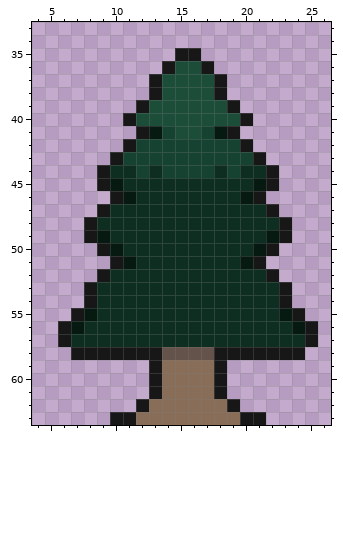
Pixel-art sprite, stored at scenes/objects/trees/pine2.png. That is the earlier state.
The file is 32x64 pixels. Shown: x 4..26, y 33..63.
After the commit:
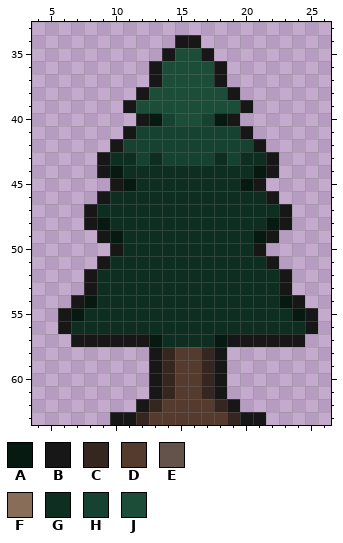
Palette (. is transparent): A #061a12  B #171717  C #35261f  D #553b2e  E #64534b  F #886d58  G #0d2e21  H #164231  J #1c4d39
The author wrote: make pine2 taller; path has more depth
Change:
y 34: x 15..16 .. -> BB
y 35: x 14..17 .BB. -> BJJB
y 36: x 13..14 .B -> BJ; x 17..18 B. -> JB
y 38: x 12..13 .B -> BJ; x 18..19 B. -> JB
y 39: x 11..12 .B -> BJ; x 19..20 B. -> JB
y 40: x 11..14 BJJJ -> .BAH; x 17..20 JJJB -> HAB.
y 41: x 11..13 .BA -> BHH; x 15..16 JJ -> HH; x 18..20 AB. -> HHB
y 42: x 10..11 .B -> BH; x 20..21 B. -> HB
y 43: x 9..11 .BH -> BGG; x 13 H -> G; x 18 H -> G; x 20..22 HB. -> GGB
y 44: x 10 G -> A; x 12 H -> G; x 14..17 HHHH -> GGGG; x 19 H -> G; x 21 G -> A
y 45: x 9..11 BAG -> .BA; x 20..22 GAB -> AB.
y 46: x 9..11 .BA -> BGG; x 20..22 AB. -> GGB
y 47: x 8..9 .B -> BG; x 22..23 B. -> GB
y 48: x 9 G -> A; x 22 G -> A
y 49: x 8..10 BAG -> .BA; x 21..23 GAB -> AB.
y 50: x 9..10 BA -> .B; x 21..22 AB -> B.
y 51: x 9..11 .BA -> BGG; x 20..22 AB. -> GGB
y 52: x 8..9 .B -> BG; x 22..23 B. -> GB
y 54: x 7..8 .B -> BA; x 23..24 B. -> AB
y 55: x 6..8 .BA -> BAG; x 23..25 AB. -> GAB
y 56: x 7 A -> G; x 24 A -> G
y 57: x 6..13 BGGGGGGG -> .BBBBBBA; x 18..25 GGGGGGGB -> ABBBBBB.
y 58: x 7..12 BBBBBB -> ......; x 14..17 EEEE -> CDDC; x 19..24 BBBBBB -> ......
y 59..61: x 14..17 FFFF -> CDDC
y 62: x 13..18 FFFFFF -> CDDDDC
y 63: x 12..19 FFFFFFFF -> CDDDDDDC
Boxes around the changes in both pictures, in picture pixels (x1, y1, x2, y2):
changed: (58, 35, 318, 425)
